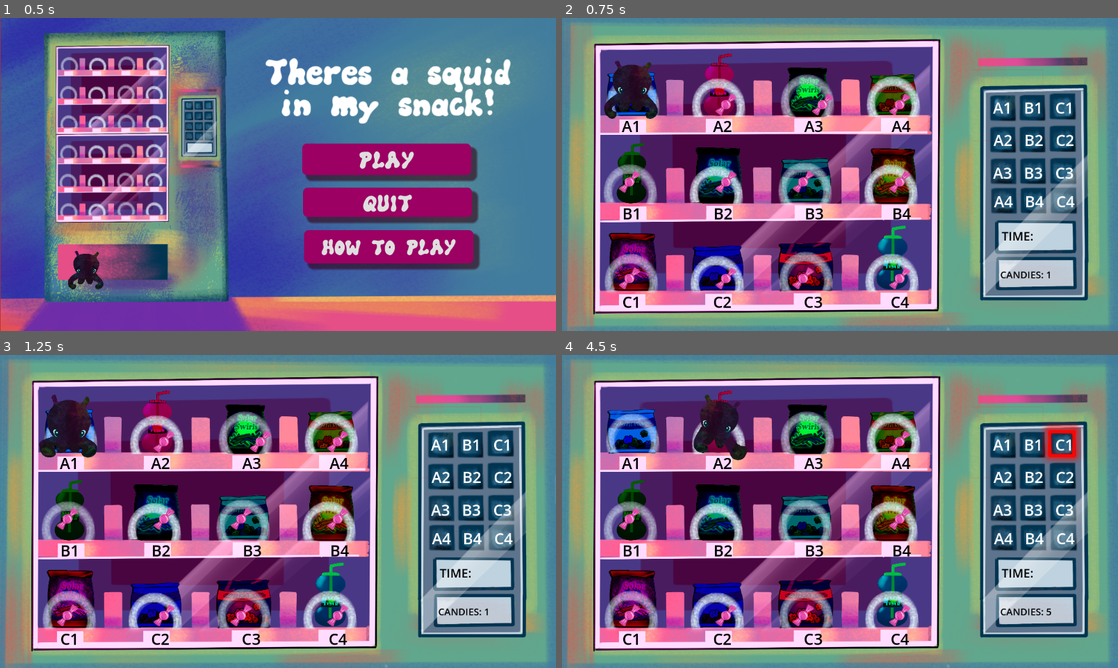
Above: before the commit, frames 1-4 (two rows, left to right).
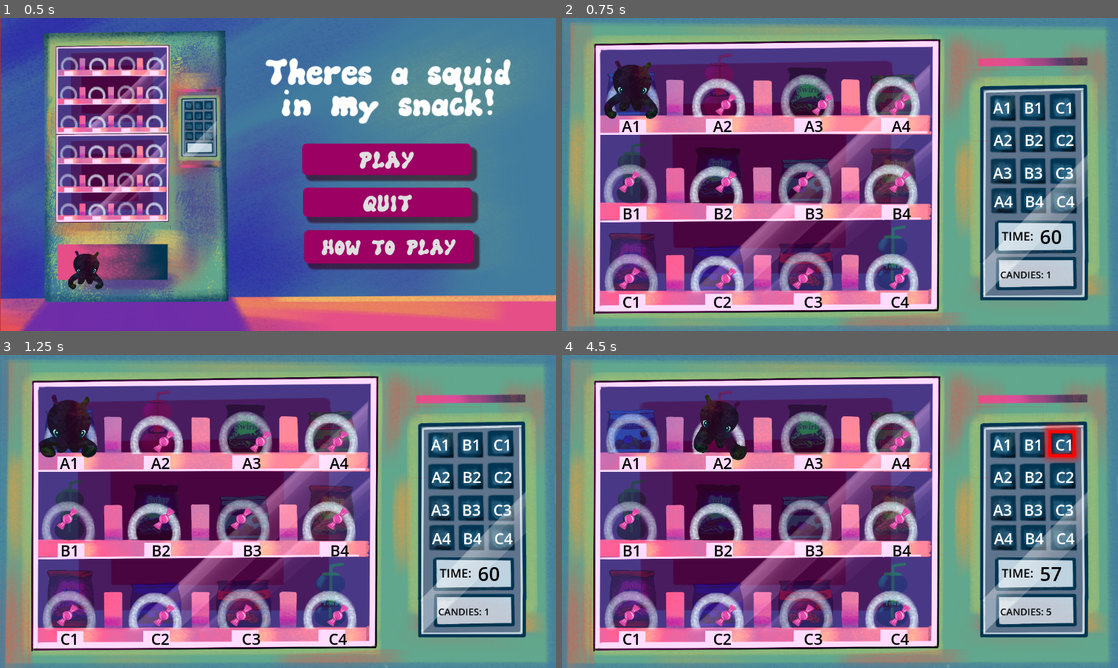
Above: after the commit, the same moments.

Repository: therealteaparty/Final-Project
Game: Godot game, scene res://UI/main.tscn
Same seed, same stepped clock (60 frames per second), same inputs: the game is played once before the commit and once after it.
Inputs:
- Up to frame 1 (0.5 s): no input
- Up to frame 2 (0.75 s): click "PLAY" at 0.5 s
- Up to frame 3 (1.25 s): no input
- Up to frame 4 (4.5 s): hold D (right) 1.28-2.03 s; hold S (down) 2.03-2.78 s; hold D (right) 2.78-3.53 s; hold W (up) 3.53-4.28 s; tap Enter at 4.25 s; hold A (left) from 4.28 s (still down)

Frame 1 is identical in both runs. In frame 2, 10% of the frame differs, in the area x 8-90%, y 11-88%; in frame 3, 10%; in frame 4, 11%.

Commit message:
bugs fixed

Diff:
--- a/Global.gd
+++ b/Global.gd
@@ -1,13 +1,14 @@
 extends Node
 
 var coins = 0
+var time = 60
 
 func _ready():
 	process_mode = Node.PROCESS_MODE_ALWAYS
 
 func _process(_delta):
 	if Input.is_action_just_pressed("menu"):
-		var menu = get_node_or_null("/root/Level/UI/Pause")
+		var menu = get_node_or_null("/root/Level/UI/Pause_Fixed")
 		if menu == null:
 			get_tree().quit()
 		else:
@@ -23,3 +24,9 @@
 	var COINS = get_node_or_null("/root/Level/UI/HUD/Coins")
 	if COINS != null:
 		COINS.text = "CANDIES: " + str(coins)
+
+func update_time(t):
+	time += t
+	var HUD = get_node_or_null("/root/Level/UI/HUD")
+	if HUD != null:
+		HUD.update_time()
--- a/Levels/level1.gd
+++ b/Levels/level1.gd
@@ -4,18 +4,6 @@
 @onready var camera = get_node_or_null("/root/Level/Camera")
 
 var new_position = Vector2.ZERO
-
-var time_appear = 0.5
-var time_fall = 0.8
-var time_rotate = 1.0
-var time_a = 0.8
-var time_s = 1.2
-var time_v = 1.5
-var tween
-
-var sway_amplitude = 3.0
-var sway_initial_position = Vector2.ZERO
-var sway_randomizer = Vector2.ZERO
 
 var spaces = {
 	"A1":0, "A2":0, "A3":0, "A4":0,
@@ -33,8 +21,8 @@
 	randomize()
 	$Countdown.start()
 	$Chosen_Space.start()
-	tween = create_tween()
-	tween.tween_property(self, "position", new_position, 0.5 + randf()*2).set_trans(Tween.TRANS_BOUNCE)
+	Global.coins = 0
+
 
 #MIGHT NOT NEED THIS/NOT USING IT RN
 func _process(_delta):
--- a/Levels/level1.tscn
+++ b/Levels/level1.tscn
@@ -1,11 +1,12 @@
-[gd_scene load_steps=15 format=3 uid="uid://dp6f0w6btekma"]
+[gd_scene load_steps=16 format=3 uid="uid://dp6f0w6btekma"]
 
 [ext_resource type="Script" path="res://Levels/level1.gd" id="1_4332q"]
 [ext_resource type="PackedScene" uid="uid://c3vfis55kri1f" path="res://Player/player.tscn" id="2_ijapu"]
 [ext_resource type="Texture2D" uid="uid://b5xjuv61e7mmt" path="res://Assets/background final (2).png" id="2_iwoob"]
 [ext_resource type="Texture2D" uid="uid://x005f4baxuct" path="res://Assets/rings.png" id="3_kmty0"]
+[ext_resource type="PackedScene" uid="uid://4mmxo6k1b01r" path="res://UI/hud.tscn" id="3_p42uc"]
+[ext_resource type="PackedScene" uid="uid://butqwnyr6xplo" path="res://UI/pause_fixed.tscn" id="4_hg5jl"]
 [ext_resource type="Texture2D" uid="uid://bs8xwg3miote6" path="res://Assets/Untitled_Artwork (16).png" id="5_ssol1"]
-[ext_resource type="PackedScene" uid="uid://bnx0getl4e8be" path="res://UI/pause.tscn" id="5_tr6vn"]
 [ext_resource type="SpriteFrames" uid="uid://ryhhj4lnr5gq" path="res://Assets/flashing.tres" id="6_etrxy"]
 [ext_resource type="Texture2D" uid="uid://41g22earp0qu" path="res://Assets/Chipbag1.png" id="6_new71"]
 [ext_resource type="Script" path="res://Player/Candies.gd" id="6_ud00q"]
@@ -36,155 +37,10 @@
 
 [node name="UI" type="CanvasLayer" parent="."]
 
-[node name="HUD" type="Control" parent="UI"]
-layout_mode = 3
-anchors_preset = 15
-anchor_right = 1.0
-anchor_bottom = 1.0
-grow_horizontal = 2
-grow_vertical = 2
-
-[node name="HUD_Countdown" type="Label" parent="UI/HUD"]
-layout_mode = 0
-offset_left = 911.0
-offset_top = 434.0
-offset_right = 1059.0
-offset_bottom = 484.0
-theme_override_colors/font_color = Color(0, 0, 0, 1)
-theme_override_font_sizes/font_size = 25
-text = "TIME:"
-
-[node name="Numbers_A" type="Label" parent="UI/HUD"]
-layout_mode = 1
-anchors_preset = 15
-anchor_right = 1.0
-anchor_bottom = 1.0
-offset_left = 126.0
-offset_top = 201.0
-offset_right = -432.0
-offset_bottom = -351.0
-grow_horizontal = 2
-grow_vertical = 2
-theme_override_colors/font_color = Color(0, 0, 0, 1)
-theme_override_font_sizes/font_size = 32
-text = "A1                  A2                  A3                 A4
-
-"
-
-[node name="Numbers_B" type="Label" parent="UI/HUD"]
-layout_mode = 1
-anchors_preset = 15
-anchor_right = 1.0
-anchor_bottom = 1.0
-offset_left = 127.0
-offset_top = 382.0
-offset_right = -431.0
-offset_bottom = -170.0
-grow_horizontal = 2
-grow_vertical = 2
-theme_override_colors/font_color = Color(0, 0, 0, 1)
-theme_override_font_sizes/font_size = 32
-text = "B1                  B2                  B3                 B4
-
-"
-
-[node name="Numbers_C" type="Label" parent="UI/HUD"]
-layout_mode = 1
-anchors_preset = 15
-anchor_right = 1.0
-anchor_bottom = 1.0
-offset_left = 125.0
-offset_top = 565.0
-offset_right = -433.0
-offset_bottom = 13.0
-grow_horizontal = 2
-grow_vertical = 2
-theme_override_colors/font_color = Color(0, 0, 0, 1)
-theme_override_font_sizes/font_size = 32
-text = "C1                  C2                  C3                 C4
-
-"
-
-[node name="Keypad_Numbers_1" type="Label" parent="UI/HUD"]
-layout_mode = 1
-anchors_preset = 15
-anchor_right = 1.0
-anchor_bottom = 1.0
-offset_left = 893.0
-offset_top = 163.0
-offset_right = -85.0
-offset_bottom = -341.0
-grow_horizontal = 2
-grow_vertical = 2
-theme_override_font_sizes/font_size = 32
-text = "A1   B1   C1
-
-
-"
-
-[node name="Keypad_Numbers_2" type="Label" parent="UI/HUD"]
-layout_mode = 1
-anchors_preset = 15
-anchor_right = 1.0
-anchor_bottom = 1.0
-offset_left = 894.0
-offset_top = 230.0
-offset_right = -84.0
-offset_bottom = -274.0
-grow_horizontal = 2
-grow_vertical = 2
-theme_override_font_sizes/font_size = 32
-text = "A2   B2   C2
-
-
-"
-
-[node name="Keypad_Numbers_3" type="Label" parent="UI/HUD"]
-layout_mode = 1
-anchors_preset = 15
-anchor_right = 1.0
-anchor_bottom = 1.0
-offset_left = 893.0
-offset_top = 298.0
-offset_right = -85.0
-offset_bottom = -206.0
-grow_horizontal = 2
-grow_vertical = 2
-theme_override_font_sizes/font_size = 32
-text = "A3   B3   C3
-
-
-"
-
-[node name="Keypad_Numbers_4" type="Label" parent="UI/HUD"]
-layout_mode = 1
-anchors_preset = 15
-anchor_right = 1.0
-anchor_bottom = 1.0
-offset_left = 895.0
-offset_top = 357.0
-offset_right = -83.0
-offset_bottom = -147.0
-grow_horizontal = 2
-grow_vertical = 2
-theme_override_font_sizes/font_size = 32
-text = "A4   B4   C4
-
-
-"
-
-[node name="Coins" type="Label" parent="UI/HUD"]
-layout_mode = 0
-offset_left = 908.0
-offset_top = 501.0
-offset_right = 1063.0
-offset_bottom = 561.0
-theme_override_colors/font_color = Color(0, 0, 0, 1)
-theme_override_font_sizes/font_size = 20
-text = "CANDIES:"
-vertical_alignment = 1
-
-[node name="Pause" parent="UI" instance=ExtResource("5_tr6vn")]
+[node name="HUD" parent="UI" instance=ExtResource("3_p42uc")]
+
+[node name="Pause_Fixed" parent="UI" instance=ExtResource("4_hg5jl")]
+process_mode = 3
 visible = false
 
 [node name="Chosen_Space" type="Timer" parent="."]
@@ -289,73 +145,75 @@
 frame_progress = 1.0
 
 [node name="SpaceA1" type="Sprite2D" parent="."]
-modulate = Color(0, 0.368627, 0.890196, 1)
+modulate = Color(0, 0.368627, 0.890196, 0.388235)
 position = Vector2(145, 158)
 scale = Vector2(0.379449, 0.379449)
 texture = ExtResource("6_new71")
 
 [node name="SpaceA2" type="Sprite2D" parent="."]
-modulate = Color(0.72549, 0, 0.729412, 1)
+modulate = Color(0.72549, 0, 0.729412, 0.392157)
 position = Vector2(325, 138)
 scale = Vector2(0.272123, 0.272123)
 texture = ExtResource("7_ktpwi")
 
 [node name="SpaceA3" type="Sprite2D" parent="."]
 modulate = Color(0, 0.956863, 0.298039, 1)
+self_modulate = Color(1, 1, 1, 0.392157)
 position = Vector2(473.1, 163.165)
 scale = Vector2(0.243625, 0.243625)
 texture = ExtResource("7_dnlwq")
 
 [node name="SpaceA4" type="Sprite2D" parent="."]
 modulate = Color(0.47451, 0.341176, 0, 1)
+self_modulate = Color(1, 1, 1, 0.392157)
 position = Vector2(686, 159)
 scale = Vector2(0.354926, 0.354926)
 texture = ExtResource("6_new71")
 
 [node name="SpaceB1" type="Sprite2D" parent="."]
-modulate = Color(0, 0.482353, 0.027451, 1)
+modulate = Color(0, 0.482353, 0.027451, 0.392157)
 position = Vector2(144, 321)
 scale = Vector2(0.264187, 0.264187)
 texture = ExtResource("7_ktpwi")
 
 [node name="SpaceB2" type="Sprite2D" parent="."]
-modulate = Color(0, 0.615686, 0.615686, 1)
+modulate = Color(0, 0.615686, 0.615686, 0.392157)
 position = Vector2(283, 337)
 scale = Vector2(0.276875, 0.276875)
 texture = ExtResource("7_dnlwq")
 
 [node name="SpaceB3" type="Sprite2D" parent="."]
-modulate = Color(0, 0.407843, 0.427451, 1)
+modulate = Color(0, 0.407843, 0.427451, 0.392157)
 position = Vector2(505, 336.594)
 scale = Vector2(0.381416, 0.381416)
 texture = ExtResource("6_new71")
 
 [node name="SpaceB4" type="Sprite2D" parent="."]
-modulate = Color(0.537255, 0.537255, 0, 1)
+modulate = Color(0.537255, 0.537255, 0, 0.392157)
 position = Vector2(646, 338)
 scale = Vector2(0.272813, 0.272813)
 texture = ExtResource("7_dnlwq")
 
 [node name="SpaceC1" type="Sprite2D" parent="."]
-modulate = Color(0.647059, 0, 0.647059, 1)
+modulate = Color(0.647059, 0, 0.647059, 0.392157)
 position = Vector2(104, 516)
 scale = Vector2(0.284375, 0.284375)
 texture = ExtResource("7_dnlwq")
 
 [node name="SpaceC2" type="Sprite2D" parent="."]
-modulate = Color(0.0627451, 0, 0.662745, 1)
+modulate = Color(0.0627451, 0, 0.662745, 0.392157)
 position = Vector2(323, 518)
 scale = Vector2(0.388038, 0.388038)
 texture = ExtResource("6_new71")
 
 [node name="SpaceC3" type="Sprite2D" parent="."]
-modulate = Color(0.792157, 0, 0.231373, 1)
+modulate = Color(0.792157, 0, 0.231373, 0.392157)
 position = Vector2(505, 515)
 scale = Vector2(0.419185, 0.419185)
 texture = ExtResource("6_new71")
 
 [node name="SpaceC4" type="Sprite2D" parent="."]
-modulate = Color(0, 1, 1, 1)
+modulate = Color(0, 1, 1, 0.392157)
 position = Vector2(684, 496)
 scale = Vector2(0.28006, 0.28006)
 texture = ExtResource("7_ktpwi")
--- /dev/null
+++ b/UI/HUD.gd
@@ -0,0 +1,11 @@
+extends Control
+
+# Called when the node enters the scene tree for the first time.
+func _ready():
+	update_time()
+
+func update_time():
+	$Time.text = str(Global.time)
+
+func _on_time_hud_timeout():
+	Global.update_time(-1)
--- /dev/null
+++ b/UI/Pause_Fixed.gd
@@ -0,0 +1,9 @@
+extends Control
+
+func _on_restart_2_pressed():
+	get_tree().paused = false
+	get_tree().change_scene_to_file("res://Levels/level1.tscn")
+
+
+func _on_quit_2_pressed():
+	get_tree().quit()
--- /dev/null
+++ b/UI/hud.tscn
@@ -0,0 +1,168 @@
+[gd_scene load_steps=2 format=3 uid="uid://4mmxo6k1b01r"]
+
+[ext_resource type="Script" path="res://UI/HUD.gd" id="1_am785"]
+
+[node name="HUD" type="Control"]
+layout_mode = 3
+anchors_preset = 15
+anchor_right = 1.0
+anchor_bottom = 1.0
+grow_horizontal = 2
+grow_vertical = 2
+script = ExtResource("1_am785")
+
+[node name="HUD_Countdown" type="Label" parent="."]
+layout_mode = 0
+offset_left = 911.0
+offset_top = 434.0
+offset_right = 1059.0
+offset_bottom = 484.0
+theme_override_colors/font_color = Color(0, 0, 0, 1)
+theme_override_font_sizes/font_size = 25
+text = "TIME:"
+
+[node name="Numbers_A" type="Label" parent="."]
+layout_mode = 1
+anchors_preset = 15
+anchor_right = 1.0
+anchor_bottom = 1.0
+offset_left = 126.0
+offset_top = 201.0
+offset_right = -432.0
+offset_bottom = -351.0
+grow_horizontal = 2
+grow_vertical = 2
+theme_override_colors/font_color = Color(0, 0, 0, 1)
+theme_override_font_sizes/font_size = 32
+text = "A1                  A2                  A3                 A4
+
+"
+
+[node name="Numbers_B" type="Label" parent="."]
+layout_mode = 1
+anchors_preset = 15
+anchor_right = 1.0
+anchor_bottom = 1.0
+offset_left = 127.0
+offset_top = 382.0
+offset_right = -431.0
+offset_bottom = -170.0
+grow_horizontal = 2
+grow_vertical = 2
+theme_override_colors/font_color = Color(0, 0, 0, 1)
+theme_override_font_sizes/font_size = 32
+text = "B1                  B2                  B3                 B4
+
+"
+
+[node name="Numbers_C" type="Label" parent="."]
+layout_mode = 1
+anchors_preset = 15
+anchor_right = 1.0
+anchor_bottom = 1.0
+offset_left = 125.0
+offset_top = 565.0
+offset_right = -433.0
+offset_bottom = 13.0
+grow_horizontal = 2
+grow_vertical = 2
+theme_override_colors/font_color = Color(0, 0, 0, 1)
+theme_override_font_sizes/font_size = 32
+text = "C1                  C2                  C3                 C4
+
+"
+
+[node name="Keypad_Numbers_1" type="Label" parent="."]
+layout_mode = 1
+anchors_preset = 15
+anchor_right = 1.0
+anchor_bottom = 1.0
+offset_left = 893.0
+offset_top = 163.0
+offset_right = -85.0
+offset_bottom = -341.0
+grow_horizontal = 2
+grow_vertical = 2
+theme_override_font_sizes/font_size = 32
+text = "A1   B1   C1
+
+
+"
+
+[node name="Keypad_Numbers_2" type="Label" parent="."]
+layout_mode = 1
+anchors_preset = 15
+anchor_right = 1.0
+anchor_bottom = 1.0
+offset_left = 894.0
+offset_top = 230.0
+offset_right = -84.0
+offset_bottom = -274.0
+grow_horizontal = 2
+grow_vertical = 2
+theme_override_font_sizes/font_size = 32
+text = "A2   B2   C2
+
+
+"
+
+[node name="Keypad_Numbers_3" type="Label" parent="."]
+layout_mode = 1
+anchors_preset = 15
+anchor_right = 1.0
+anchor_bottom = 1.0
+offset_left = 893.0
+offset_top = 298.0
+offset_right = -85.0
+offset_bottom = -206.0
+grow_horizontal = 2
+grow_vertical = 2
+theme_override_font_sizes/font_size = 32
+text = "A3   B3   C3
+
+
+"
+
+[node name="Keypad_Numbers_4" type="Label" parent="."]
+layout_mode = 1
+anchors_preset = 15
+anchor_right = 1.0
+anchor_bottom = 1.0
+offset_left = 895.0
+offset_top = 357.0
+offset_right = -83.0
+offset_bottom = -147.0
+grow_horizontal = 2
+grow_vertical = 2
+theme_override_font_sizes/font_size = 32
+text = "A4   B4   C4
+
+
+"
+
+[node name="Coins" type="Label" parent="."]
+layout_mode = 0
+offset_left = 908.0
+offset_top = 501.0
+offset_right = 1063.0
+offset_bottom = 561.0
+theme_override_colors/font_color = Color(0, 0, 0, 1)
+theme_override_font_sizes/font_size = 20
+text = "CANDIES:"
+vertical_alignment = 1
+
+[node name="Time" type="Label" parent="."]
+layout_mode = 0
+offset_left = 983.0
+offset_top = 418.0
+offset_right = 1043.0
+offset_bottom = 487.0
+theme_override_colors/font_color = Color(0, 0, 0, 1)
+theme_override_font_sizes/font_size = 40
+horizontal_alignment = 1
+vertical_alignment = 1
+
+[node name="Time_HUD" type="Timer" parent="."]
+autostart = true
+
+[connection signal="timeout" from="Time_HUD" to="." method="_on_time_hud_timeout"]
--- a/UI/lose_fr.tscn
+++ b/UI/lose_fr.tscn
@@ -24,10 +24,10 @@
 anchor_top = 0.5
 anchor_right = 1.0
 anchor_bottom = 0.5
-offset_left = 321.0
-offset_top = 143.0
-offset_right = -385.0
-offset_bottom = 226.0
+offset_left = 318.0
+offset_top = -18.0
+offset_right = -388.0
+offset_bottom = 65.0
 grow_horizontal = 2
 grow_vertical = 2
 theme = ExtResource("2_u62ex")
@@ -40,9 +40,9 @@
 anchor_right = 1.0
 anchor_bottom = 0.5
 offset_left = 324.0
-offset_top = 10.0
+offset_top = 133.0
 offset_right = -391.0
-offset_bottom = 97.0
+offset_bottom = 220.0
 grow_horizontal = 2
 grow_vertical = 2
 theme = ExtResource("2_u62ex")
--- /dev/null
+++ b/UI/pause_fixed.tscn
@@ -0,0 +1,76 @@
+[gd_scene load_steps=4 format=3 uid="uid://butqwnyr6xplo"]
+
+[ext_resource type="Script" path="res://UI/Pause_Fixed.gd" id="1_lw11v"]
+[ext_resource type="Theme" uid="uid://dxvivu51tc64m" path="res://UI/ui_theme.tres" id="2_d6w8d"]
+[ext_resource type="Texture2D" uid="uid://d0vn1nm3yvurn" path="res://Assets/Untitled_Artwork (9).png" id="3_crxt4"]
+
+[node name="Pause_Fixed" type="Control"]
+layout_mode = 3
+anchors_preset = 15
+anchor_right = 1.0
+anchor_bottom = 1.0
+grow_horizontal = 2
+grow_vertical = 2
+script = ExtResource("1_lw11v")
+
+[node name="ColorRect" type="ColorRect" parent="."]
+offset_left = -1.0
+offset_top = -4.0
+offset_right = 1154.0
+offset_bottom = 649.0
+color = Color(0.180392, 0, 0.0745098, 0.745098)
+
+[node name="Label" type="Label" parent="."]
+layout_mode = 1
+anchors_preset = 10
+anchor_right = 1.0
+offset_left = -9.0
+offset_top = 71.0
+offset_right = -9.0
+offset_bottom = 180.0
+grow_horizontal = 2
+theme = ExtResource("2_d6w8d")
+text = "PAUSE"
+horizontal_alignment = 1
+vertical_alignment = 1
+
+[node name="Restart_2" type="Button" parent="."]
+layout_mode = 1
+anchors_preset = 14
+anchor_top = 0.5
+anchor_right = 1.0
+anchor_bottom = 0.5
+offset_left = 286.0
+offset_top = -18.0
+offset_right = -299.0
+offset_bottom = 58.0
+grow_horizontal = 2
+grow_vertical = 2
+theme = ExtResource("2_d6w8d")
+text = "RESTART
+"
+
+[node name="Quit_2" type="Button" parent="."]
+layout_mode = 1
+anchors_preset = 14
+anchor_top = 0.5
+anchor_right = 1.0
+anchor_bottom = 0.5
+offset_left = 289.0
+offset_top = 108.0
+offset_right = -296.0
+offset_bottom = 184.0
+grow_horizontal = 2
+grow_vertical = 2
+theme = ExtResource("2_d6w8d")
+text = "QUIT"
+
+[node name="UntitledArtwork(9)" type="Sprite2D" parent="."]
+position = Vector2(789, 273)
+scale = Vector2(0.156128, 0.156128)
+texture = ExtResource("3_crxt4")
+
+[connection signal="pressed" from="Restart_2" to="." method="_on_restart_2_pressed"]
+[connection signal="pressed" from="Restart_2" to="." method="_on_restart_pressed"]
+[connection signal="pressed" from="Quit_2" to="." method="_on_quit_2_pressed"]
+[connection signal="pressed" from="Quit_2" to="." method="_on_restart_2_pressed"]
--- a/UI/ui_theme.tres
+++ b/UI/ui_theme.tres
@@ -24,7 +24,7 @@
 [resource]
 default_font = ExtResource("1_t1d82")
 default_font_size = 100
-Button/colors/font_hover_color = Color(0, 0, 0, 1)
+Button/colors/font_hover_color = Color(0.605469, 0, 0.382813, 1)
 Button/font_sizes/font_size = 45
 Button/fonts/font = ExtResource("1_t1d82")
 Button/styles/hover = SubResource("StyleBoxFlat_u2orx")
